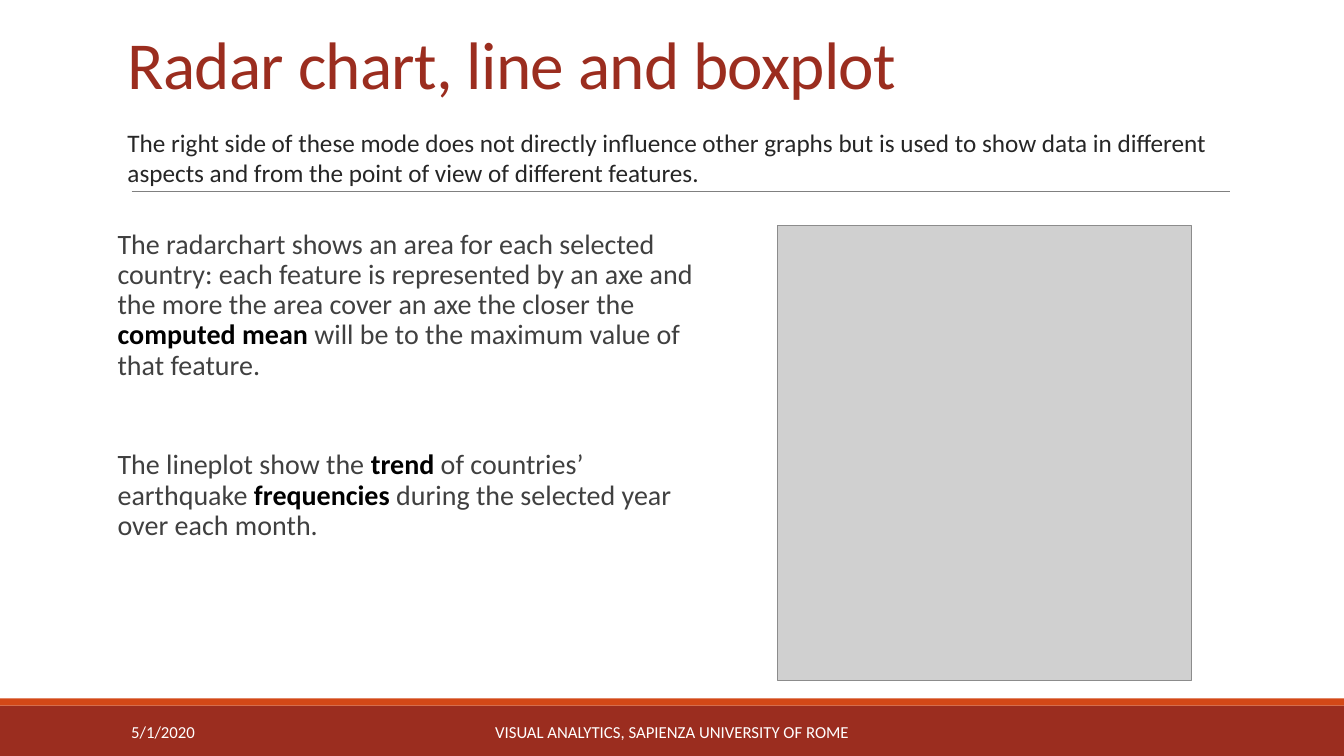
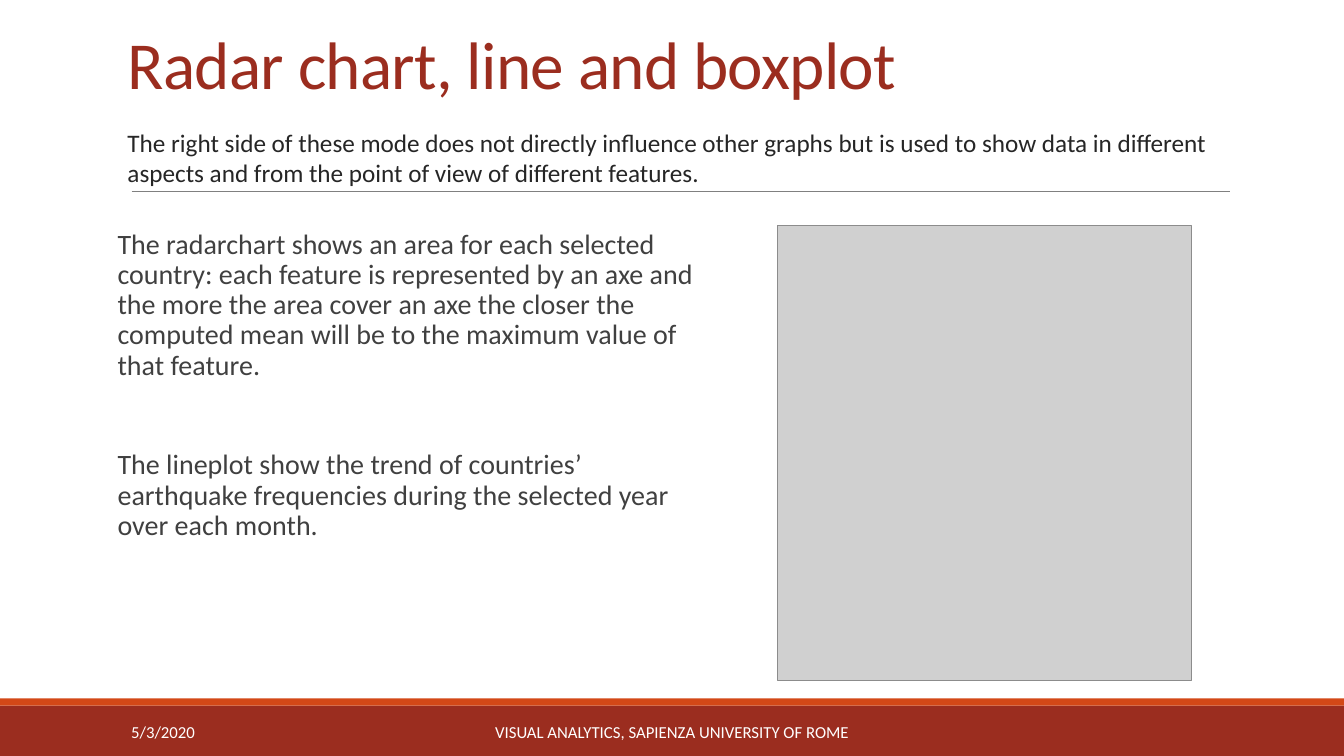
Before and after one commit to michaelcapponi/EarthquakesVA, a slide deck: slide 9 of docs/slides.pptx. Drawn at 1344x756 pixels with LibreOffice and Linux fonts; fonts in the diff are those of the drawing; grey boxes stand for pictures. Boxes give left, top, right and bottom in pixels: in the first picture for what was removed or moved away, otherwise in the second. Text is boxed around its words. In the diff, an @@ line names an element or a change of style, - is before the commit and + after.

```diff
--- a/docs/slides.pptx
+++ b/docs/slides.pptx
@@ text "The radarchart shows an area ..." at (118,234,693,535): text colour #000000 to #404040, bold off in "computed mean", "trend frequencies" @@
@@ text at (131,726,195,739): text changed @@
-5/1/2020
+5/3/2020
```
Also in this commit, not shown: 9 other slides changed, 4 other files.
